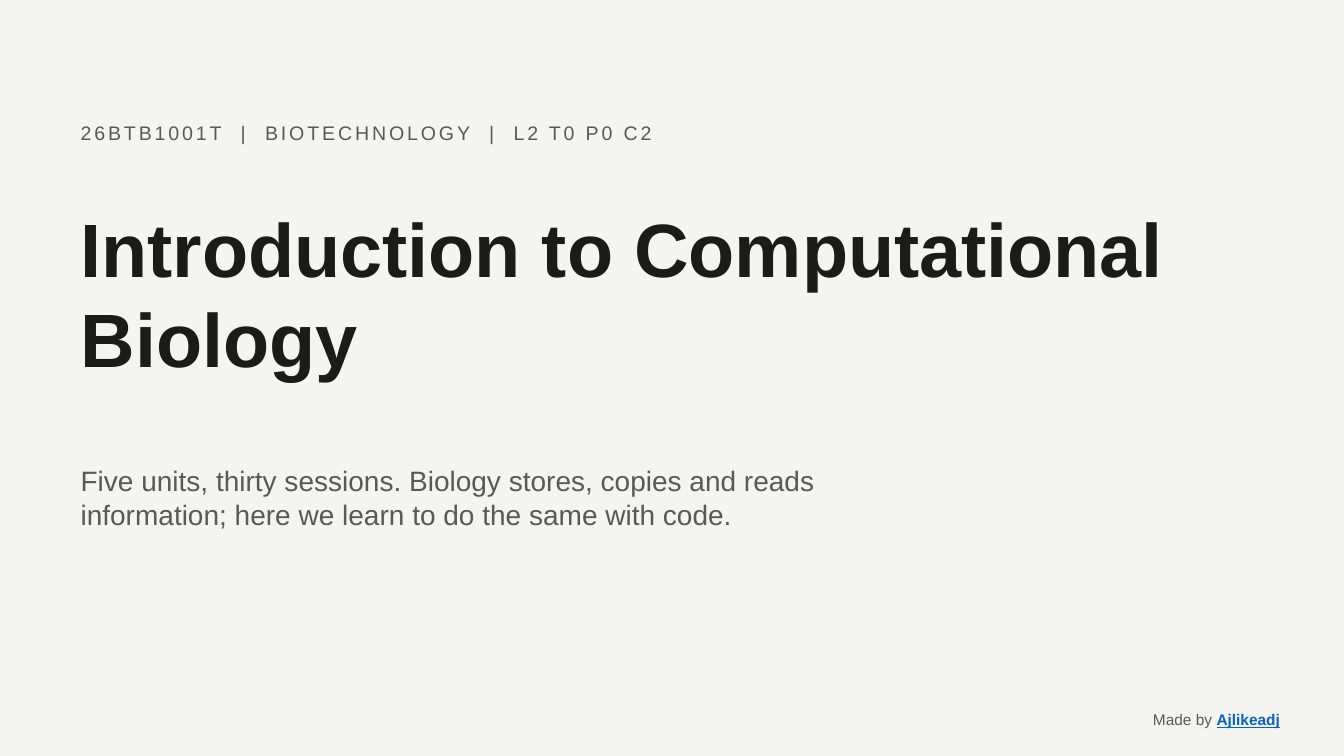
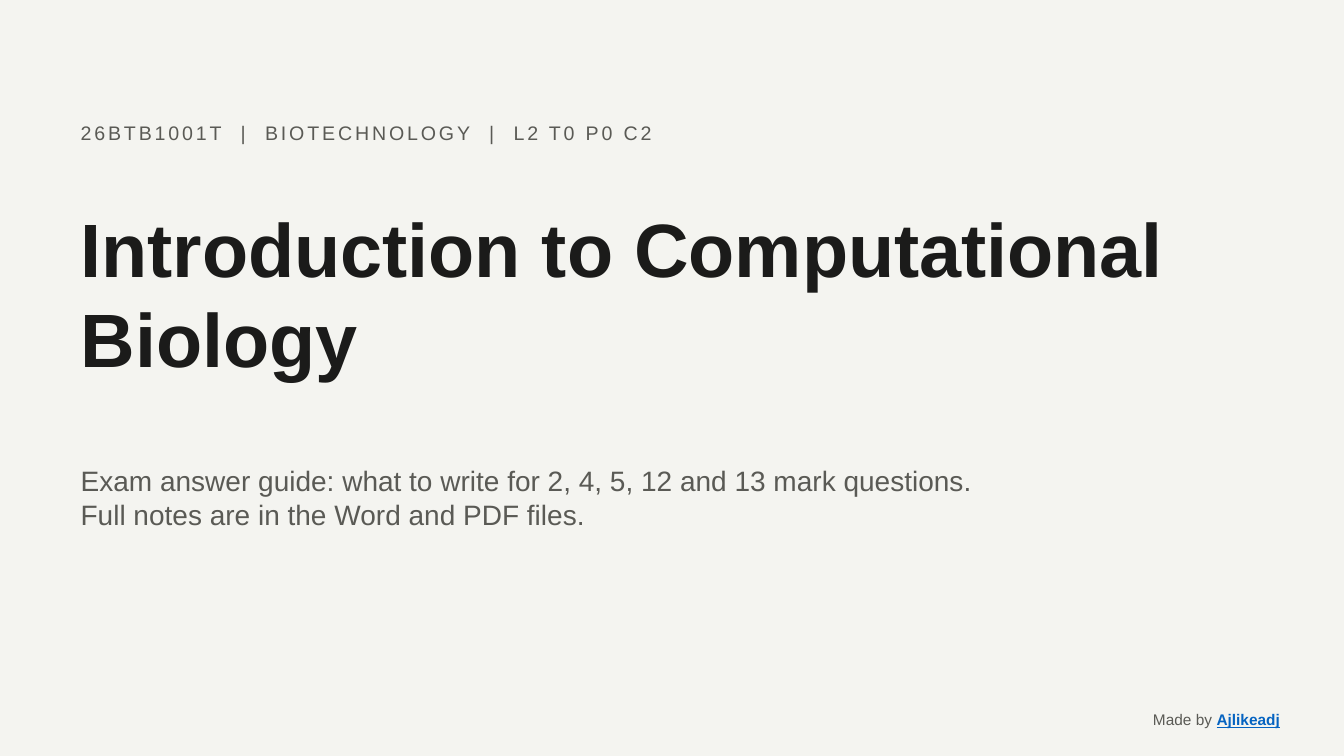
Before and after one commit to Ajlikeadj/Bio, a slide deck: slide 1 of CompBio-slides.pptx. Drawn at 1344x756 pixels with LibreOffice and Linux fonts; fonts in the diff are those of the drawing. Boxes give left, top, right and bottom in pixels: in the first picture for what was removed or moved away, otherwise in the second. Text is boxed around its words. In the diff, an @@ line names an element or a change of style, - is before the commit and + after.

```diff
--- a/CompBio-slides.pptx
+++ b/CompBio-slides.pptx
@@ text at <box>81,470,972,526</box>: text changed @@
-Five units, thirty sessions. Biology stores, copies and reads information; here we learn to do the same with code.
+Exam answer guide: what to write for 2, 4, 5, 12 and 13 mark questions. Full notes are in the Word and PDF files.
```
Also in this commit, not shown: 68 slides added, 60 slides removed, 10 other files.
